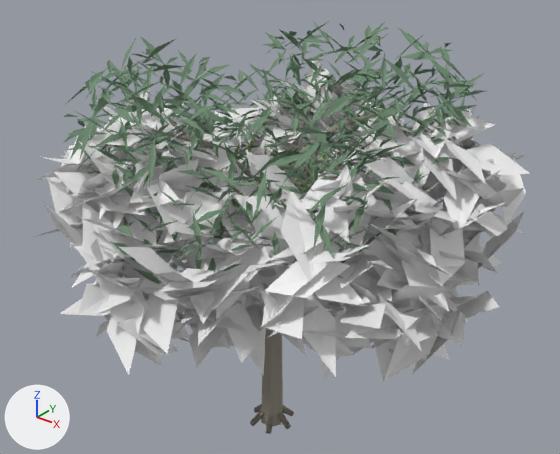
An edit to the glTF model public/models/environment/urban-trees.glb, drawn before and after from the same camera.
Both versions are drawn from a 50 mm lens placed at (10.91, -13.28, 14.29), pointed at (0.1, 0.23, 5.91). Every picture has the same lights, and +X, +Y and +Z are marked at lower left. The older version comes first. Vertices at exactly the same position are counted once.

The first picture shows 'elm', 'gum', 'palm', 'plane'.
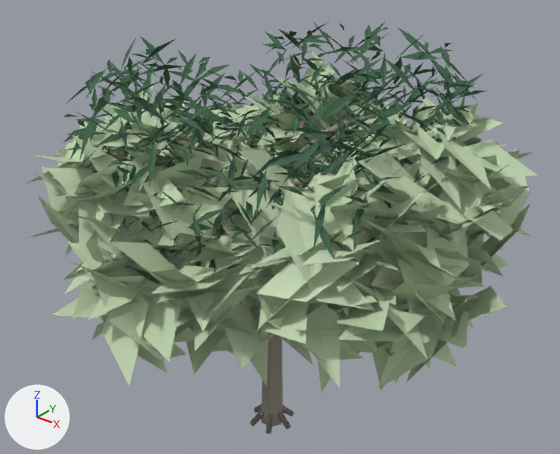
Where the change shows, as pixel boxes (x1, y1, x2, y2) in the pictures (560 x 454 px; the box of a moved part takes in the faces that stretch with it):
'elm', reshaped, recoloured (darker, 6% taller): before (37, 61, 530, 382); after (28, 52, 538, 393)
'plane', reshaped, recoloured (white to green, 6% taller): before (35, 91, 507, 381); after (27, 83, 511, 391)
part 1 of me_elm, moved or reshaped: before (37, 61, 530, 382); after (31, 52, 538, 393)
part 2 of me_elm, recoloured (white to green): before (37, 61, 530, 382); after (31, 52, 538, 393)
part 3 of me_gum, recoloured (greyish green to dark green): (63, 22, 483, 285) in both
part 4 of me_plane, moved or reshaped: before (35, 91, 507, 381); after (27, 83, 511, 391)
part 5 of me_plane, recoloured (white to green): before (35, 91, 507, 381); after (27, 83, 511, 391)

The change, as a diff of the scene's bpy script:
```diff
--- a/public/models/environment/urban-trees.glb.py
+++ b/public/models/environment/urban-trees.glb.py
@@ me_elm @@
 # used by ob_elm; location = (0.0, 0.0, 0.0)
-me_elm.from_pydata(...)  # 2888 vertices, 1596 faces; spans x -5.88..5.68, y -5.67..5.57, z -0.03..9.21
+me_elm.from_pydata(...)  # 2888 vertices, 1596 faces; spans x -6.03..5.77, y -5.84..5.71, z -0.03..9.34
+# me_elm part 1: 2592 of 2888 vertices moved; they spanned x -5.88..5.68, y -5.67..5.57, z 4.04..9.21 and now span x -6.03..5.77, y -5.84..5.71, z 3.88..9.34; mean shift (0.0, 0.0, 0.01); largest move (-2.93, -3.77, 7.72) -> (-3.0, -3.92, 7.89)
+# me_elm part 2: 1296 faces centred in x -5.31..5.42, y -5.24..5.06, z 4.35..8.8 are repainted in the vertex colours; the middle colour goes from white #f5f5f5 to green #c4d8b3
 me_elm.materials.append(mat_urban_tree_vertex_colours)
@@ me_gum @@
 me_gum.from_pydata(...)  # 5696 vertices, 3000 faces; spans x -4.98..4.38, y -4.94..5.01, z -0.03..10.96
 # used by ob_gum; location = (0.0, 0.0, 0.0)
+# me_gum part 3: 2700 faces centred in x -4.56..4.2, y -4.55..4.66, z 5.56..10.84 are repainted in the vertex colours; the middle colour goes from greyish green #739076 to dark green #42674d
 me_gum.materials.append(mat_urban_tree_vertex_colours)
@@ me_plane @@
 # used by ob_plane; location = (0.0, 0.0, 0.0)
-me_plane.from_pydata(...)  # 2888 vertices, 1596 faces; spans x -5.64..5.8, y -5.86..5.15, z -0.03..9.16
+me_plane.from_pydata(...)  # 2888 vertices, 1596 faces; spans x -5.72..5.96, y -6.01..5.31, z -0.03..9.24
+# me_plane part 4: 2592 of 2888 vertices moved; they spanned x -5.64..5.8, y -5.86..5.15, z 3.98..9.16 and now span x -5.72..5.96, y -6.01..5.31, z 3.88..9.24; mean shift (0.0, 0.0, 0.01); largest move (-0.17, 3.04, 6.12) -> (-0.18, 3.21, 5.96)
+# me_plane part 5: 1296 faces centred in x -5.44..5.35, y -5.13..4.64, z 4.32..8.83 are repainted in the vertex colours; the middle colour goes from white #f5f5f5 to green #c4d8b3
 me_plane.materials.append(mat_urban_tree_vertex_colours)
```
